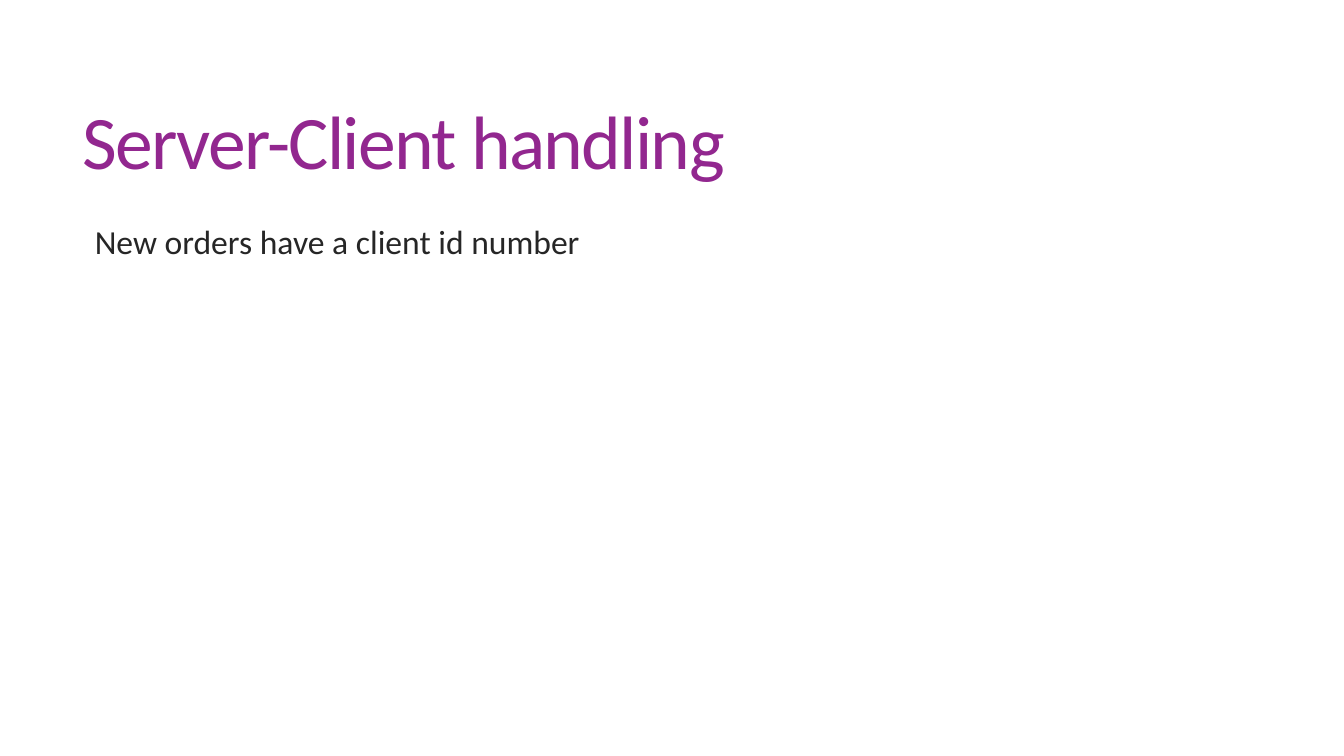
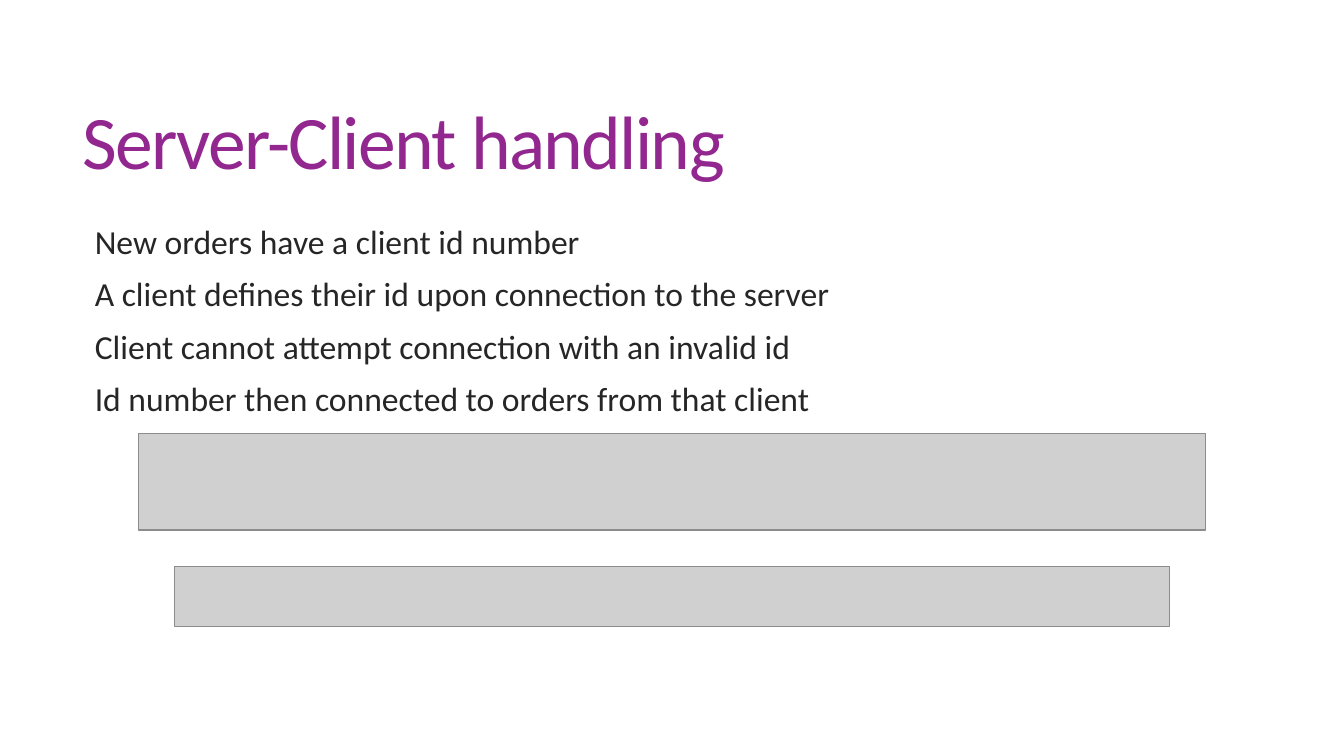
Before and after one commit to RishiChavda/MSTE, a slide deck: slide 11 of MTSE.pptx (slide 10 before the commit). Drawn at 1344x756 pixels with LibreOffice and Linux fonts; fonts in the diff are those of the drawing; grey boxes stand for pictures. Boxes give left, top, right and bottom in pixels: in the first picture for what was removed or moved away, otherwise in the second. Text is boxed around its words. In the diff, an @@ line names an element or a change of style, - is before the commit and + after.

Commit message:
Updated the powerpoint

```diff
--- a/MTSE.pptx
+++ b/MTSE.pptx
@@ text at [95,282,829,412]: paragraphs added @@
+  A client defines their id upon connection to the server
+  Client cannot attempt connection with an invalid id
+  Id number then connected to orders from that client
@@ picture added at [138,434,1206,530] @@
@@ picture added at [174,567,1170,627] @@
```
Also in this commit, not shown: 3 other slides changed, 6 slides added, 1 slide removed.
